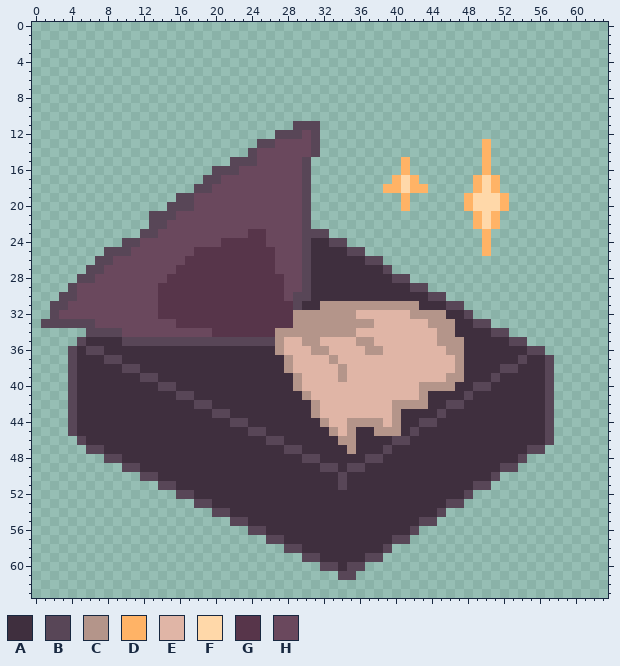
Two versions of one pixel-art sprite, CozyAutumnJam_2022/Assets/Art/UI/Card/Icon/PropCard/IconVampire_Card.png. This is how it looked before the edit.
The file is 64x64 pixels.
Palette (. is transparent): A #3f2f3e  B #584657  C #b4958a  D #ffb366  E #e0b5a6  F #ffd8a9  G #57354a  H #6a485d
Pixels before (only the part around the change), first column x 0:
 2 ................................................................
 3 ................................................................
 4 ................................................................
 5 ................................................................
 6 ................................................................
 7 ................................................................
 8 ................................................................
 9 ................................................................
10 ................................................................
11 .............................BBB................................
12 ...........................BBBHB................................
13 .........................BBHHHHB..................D.............
14 ........................BHHHHHHB..................D.............
15 ......................BBBHHHHHB..........D........D.............
16 ....................BBBHHHHHHHB..........D........D.............
17 ...................BBHHHHHHHHHB.........DFD......DFD............
18 ..................BBHHHHHHHHHHB........DDFDD.....DFD............
19 ................BBHHHHHHHHHHHHB..........D......DFFFD...........
20 ...............BBBHHHHHHHHHHHHB..........D......DFFFD...........
21 .............BBBHHHHHHHHHHHHHHB..................DFD............
22 .............BBHHHHHHHHHHHHHHHB..................DFD............
23 ............BBHHHHHHHHHHGGHHHHBBB.................D.............
24 ..........BBHHHHHHHHHGGGGGHHHHBAABB...............D.............
25 ........BBBHHHHHHHGGGGGGGGGHHHBAAAABB.............D.............
26 .......BBHHHHHHHHGGGGGGGGGGHHHBAAAAAABB.........................
27 ......BBHHHHHHHHGGGGGGGGGGGHHHBAAAAAAAAB........................
28 .....BBHHHHHHHHGGGGGGGGGGGGGHHBAAAAAAAAABB......................
29 ....BHHHHHHHHHGGGGGGGGGGGGGGHHBAAAAAAAAAAABB....................
30 ...BBHHHHHHHHHGGGGGGGGGGGGGGHBBAAAAAAAAAAAAABB..................
31 ..BBHHHHHHHHHHGGGGGGGGGGGGGGGBAACCCCCCCCCCCAAABB................
32 ..BHHHHHHHHHHHGGGGGGGGGGGGGGGCCCCCCCEEEEEECCCCAAB...............
33 .BBBBBBHHHHHHHHHGGGGGGGGGGGGGCCCCCCCCCEEEEEECCCAABB.............
34 ......BBBBHHHHHHHHHHGGGGGGGCCCCCCCCCEEEEEEEEECCAAAABB...........
35 .....BAAAABBBBBBBBBBBBBBBBBCEECCEEEECCEEEEEEECCCAAAAABB.........
36 ....BABBAAAAAAAAAAAAAAAAAAACEEECCEEEECCEEEEEEECCAAAAAAABB.......
37 ....BAAABBAAAAAAAAAAAAAAAAAACEEEECEEEEEEEEEEEEECAAAAAABAAB......
38 ....BAAAAABBAAAAAAAAAAAAAAAACEEEEECEEEEEEEEEEEECAAAABBAAAB......
39 ....BAAAAAAABBAAAAAAAAAAAAAAACEEEECEEEEEEEEEEECCAAABAAAAAB......
40 ....BAAAAAAAAABBAAAAAAAAAAAAACEEEEEEEEEEEEECCCCAABBAAAAAAB......
41 ....BAAAAAAAAAAABBAAAAAAAAAAAACEEEEEEEEEEEECAAAABAAAAAAAAB......
42 ....BAAAAAAAAAAAAABBAAAAAAAAAAACEEEEEEEECCCCAABBAAAAAAAAAB......
43 ....BAAAAAAAAAAAAAAABBAAAAAAAAACEEEEEEEECAAAABAAAAAAAAAAAB......
44 ....BAAAAAAAAAAAAAAAAABBAAAAAAAACEECCCCECAABBAAAAAAAAAAAAB......
45 ....BAAAAAAAAAAAAAAAAAAABBAAAAAAACECAACCCABAAAAAAAAAAAAAAB......
46 .....BAAAAAAAAAAAAAAAAAAAABBAAAAAACCAAAABBAAAAAAAAAAAAAAAB......
47 ......BBAAAAAAAAAAAAAAAAAAAABBAAAAACAAABAAAAAAAAAAAAAAABB.......
48 ........BBAAAAAAAAAAAAAAAAAAAABBAAAAABBAAAAAAAAAAAAAAAB.........
49 ..........BBAAAAAAAAAAAAAAAAAAAABBABBAAAAAAAAAAAAAAABB..........
50 ............BBAAAAAAAAAAAAAAAAAAAABAAAAAAAAAAAAAAAAB............
51 ..............BBAAAAAAAAAAAAAAAAAABAAAAAAAAAAAAAABB.............
52 ................BBAAAAAAAAAAAAAAAAAAAAAAAAAAAAAAB...............
53 ..................BBAAAAAAAAAAAAAAAAAAAAAAAAAABB................
54 ....................BBAAAAAAAAAAAAAAAAAAAAAAAB..................
55 ......................BBAAAAAAAAAAAAAAAAAAABB...................
56 ........................BBAAAAAAAAAAAAAAAAB.....................
57 ..........................BBAAAAAAAAAAAABB......................
58 ............................BBAAAAAAAAAB........................
59 ..............................BBAAAAABB.........................
60 ................................BBABB...........................
61 ..................................BB............................
62 ................................................................
63 ................................................................
The result:
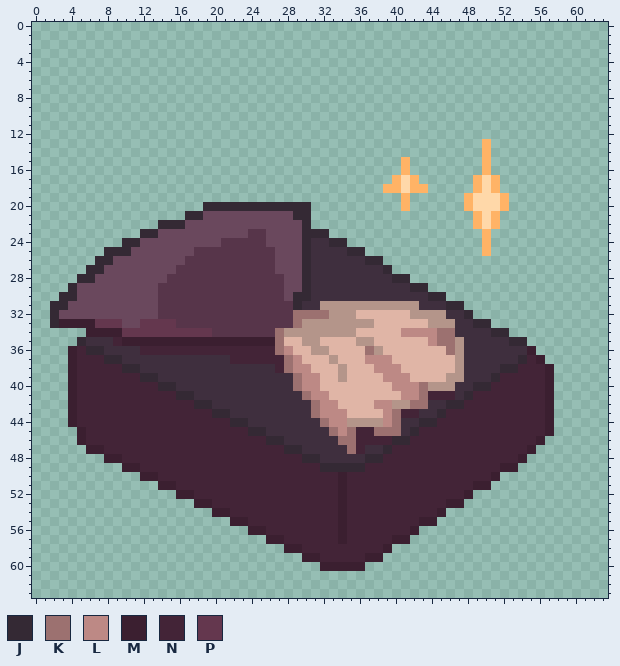
Colours new in this view: J #342934  K #9c7170  L #bd8985  M #3b1f30  N #432437  P #64374e
From old to new:
Changed rows in their new state; - is an unchanged pixel.
first column x 1:
11 ----------------------------...--------------------------
12 --------------------------.....--------------------------
13 ------------------------.......--------------------------
14 -----------------------........--------------------------
15 ---------------------.........---------------------------
16 -------------------...........---------------------------
17 ------------------............---------------------------
18 -----------------.............---------------------------
19 ---------------...............---------------------------
20 --------------....JJJJJJJJJJJJ---------------------------
21 ------------....JJ----------JJ---------------------------
22 ------------.JJJ-------------J---------------------------
23 -----------JJ----------------JJJ-------------------------
24 ---------JJ------------------J--JJ-----------------------
25 -------JJJ-------------------J----JJ---------------------
26 ------JJ---------------------J------JJ-------------------
27 -----JJ----------------------J--------J------------------
28 ----JJ-----------------------J---------JJ----------------
29 ---J-------------------------J-----------JJ--------------
30 --JJ------------------------JJ-------------JJ------------
31 -JJ-------------------------J----------------JJ----------
32 -J--------------------------KKKK---------------J---------
33 .JMMMMPPP--PPPP-------------K-------------------JJ-------
34 -----MMMMPPPPPPPPPP-------K-------------LLLLKK----JJ-----
35 ----J---NMMMMMMMMMMMMMMMMMK----------------LKK------JJ---
36 ---MNJJ----NNNNNNNNNNNNNNNKL--------K--------K--------M.-
37 ---MNNNJJ------------NNNNNNKL-------LLL--------------JNM.
38 ---MNNNNNJJ---------------NKLL-------LLL-----------JJNNNM
39 ---MNNNNNNNJJ---------------KLL-------LLL---------JNNNNNM
40 ---MNNNNNNNNNJJ-------------KLL--------LLLK-----JJNNNNNNM
41 ---MNNNNNNNNNNNJJ------------KLL--------LLKNNN-JNNNNNNNNM
42 ---MNNNNNNNNNNNNNJJ-----------KLL----LL--KK--JJNNNNNNNNNM
43 ---MNNNNNNNNNNNNNNNJJ---------KLLL----LKNN--JNNNNNNNNNNNM
44 ---MNNNNNNNNNNNNNNNNNJJ--------KLL----LK--JJNNNNNNNNNNNNM
45 ---.MNNNNNNNNNNNNNNNNNNJJ-------KLKNNKKK-JNNNNNNNNNNNNNNM
46 ----MNNNNNNNNNNNNNNNNNNNNJJ------KKNNNNJJNNNNNNNNNNNNNNM.
47 -----MMNNNNNNNNNNNNNNNNNNNNJJ-----KN--JNNNNNNNNNNNNNNNM.-
48 -------MMNNNNNNNNNNNNNNNNNNNNJJ-----JJNNNNNNNNNNNNNNNM---
49 ---------MMNNNNNNNNNNNNNNNNNNNNJJJJJNNNNNNNNNNNNNNNMM----
50 -----------MMNNNNNNNNNNNNNNNNNNNNMNNNNNNNNNNNNNNNNM------
51 -------------MMNNNNNNNNNNNNNNNNNNMNNNNNNNNNNNNNNMM-------
52 ---------------MMNNNNNNNNNNNNNNNNMNNNNNNNNNNNNNM---------
53 -----------------MMNNNNNNNNNNNNNNMNNNNNNNNNNNMM----------
54 -------------------MMNNNNNNNNNNNNMNNNNNNNNNNM------------
55 ---------------------MMNNNNNNNNNNMNNNNNNNNMM-------------
56 -----------------------MMNNNNNNNNMNNNNNNNM---------------
57 -------------------------MMNNNNNNMNNNNNMM----------------
58 ---------------------------MMNNNNNNNNNM------------------
59 -----------------------------MMNNNNNMM-------------------
60 -------------------------------MMMMM---------------------
61 ---------------------------------..----------------------
Changed places in both pictures, as pixel boxes (x1, y1, x2, y2):
changed: (41, 121, 554, 580)
